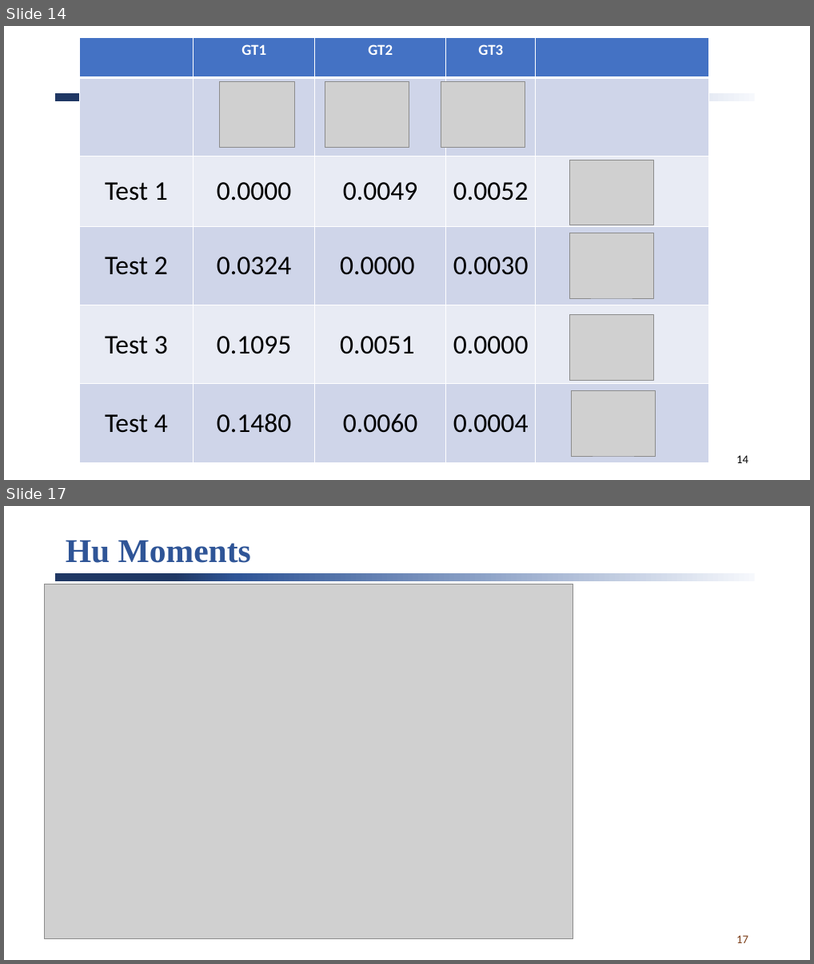
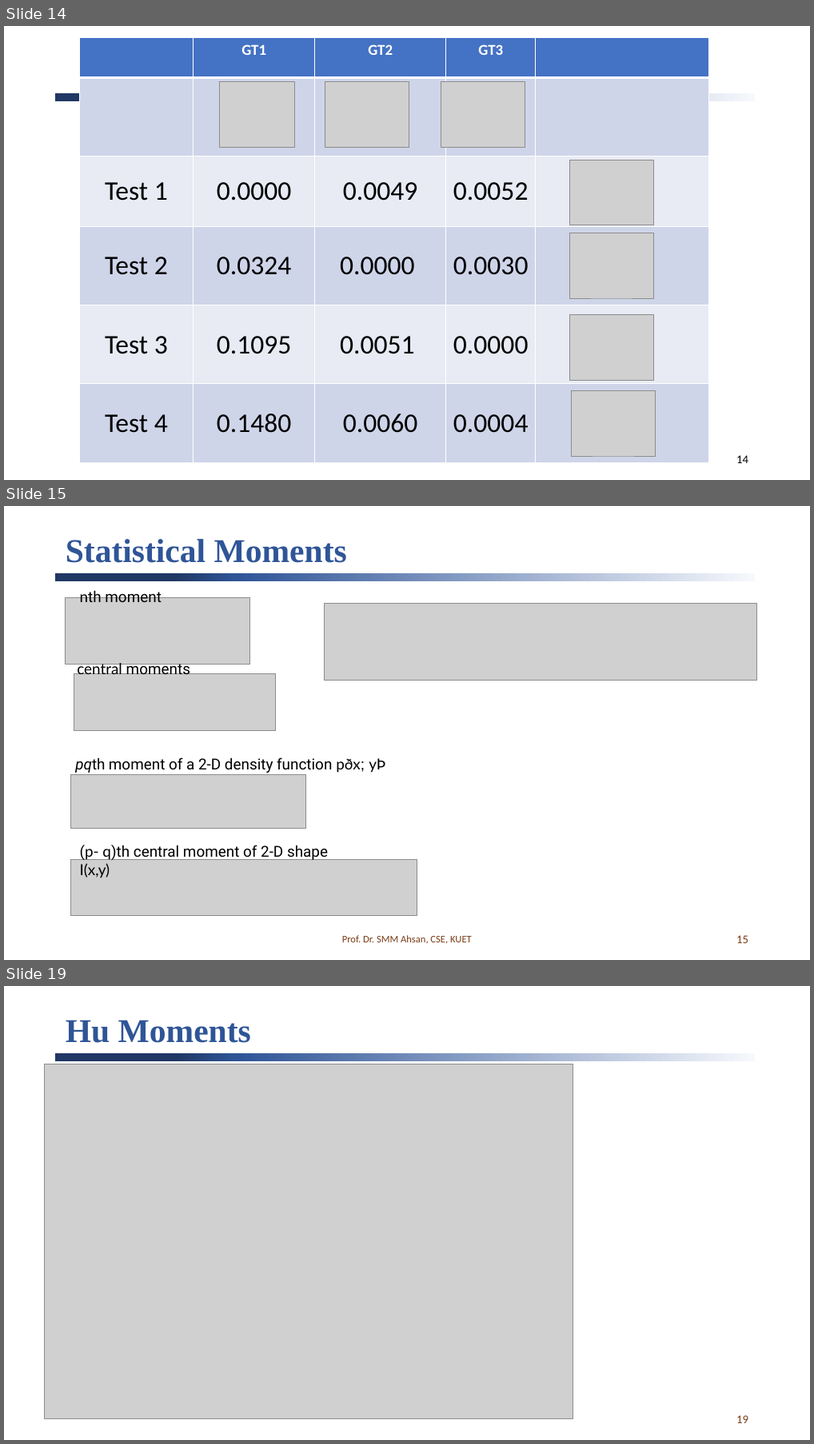
Before and after one commit to Efty34/Image_Processing, a slide deck: Lab_4/assets/Lab4_G2.pptx. Shown one above the other, each under a label of ours: slides 14 and 17 before the commit, slides 14, 15 and 19 after it; the slides between them are not shown. The pictures are 814x964 and 814x1444 pixels, drawn with LibreOffice and Linux fonts; fonts in the diff are those of the drawing; grey boxes stand for pictures. Boxes give left, top, right and bottom in pixels: in the first picture for what was removed or moved away, otherwise in the second. Text is boxed around its words. In the diff, an @@ line names an element or a change of style, - is before the commit and + after.

```diff
--- a/Lab_4/assets/Lab4_G2.pptx
+++ b/Lab_4/assets/Lab4_G2.pptx
@@ slide 15 added at (4,506,810,960), background #FFFFFF; not listed: 1 template element that a slide beside it also shows @@
@@ title added at (66,539,347,563), 39.6 pt, text #2F5597, bold @@
+Statistical Moments
@@ picture added at (65,597,250,664) @@
@@ text added at (80,588,162,602), 18 pt, text #000000 @@
+nth moment
@@ picture added at (325,604,757,680) @@
@@ picture added at (74,673,275,731) @@
@@ text added at (77,663,190,674), 18 pt, text #000000 @@
+central moments
@@ text added at (75,757,386,772), 18 pt, text #000000 @@
+pqth moment of a 2-D density function pðx; yÞ
@@ picture added at (71,775,306,828) @@
@@ picture added at (71,860,417,915) @@
@@ text added at (80,844,328,878), 18 pt, text #000000 @@
+(p- q)th central moment of 2-D shape I(x,y)
@@ text added at (342,935,472,944), 12 pt, text #7B3D17 @@
+Prof. Dr. SMM Ahsan, CSE, KUET
@@ page number added at (737,935,749,943), 14 pt, text #7B3D17 @@
+15
@@ what was slide 17 is now slide 19 @@
@@ page number at (737,1415,749,1423): text changed @@
-17
+19
```
Also in this commit, not shown: 1 slide changed, 2 other slides added, 1 slide removed, 18 other files.
